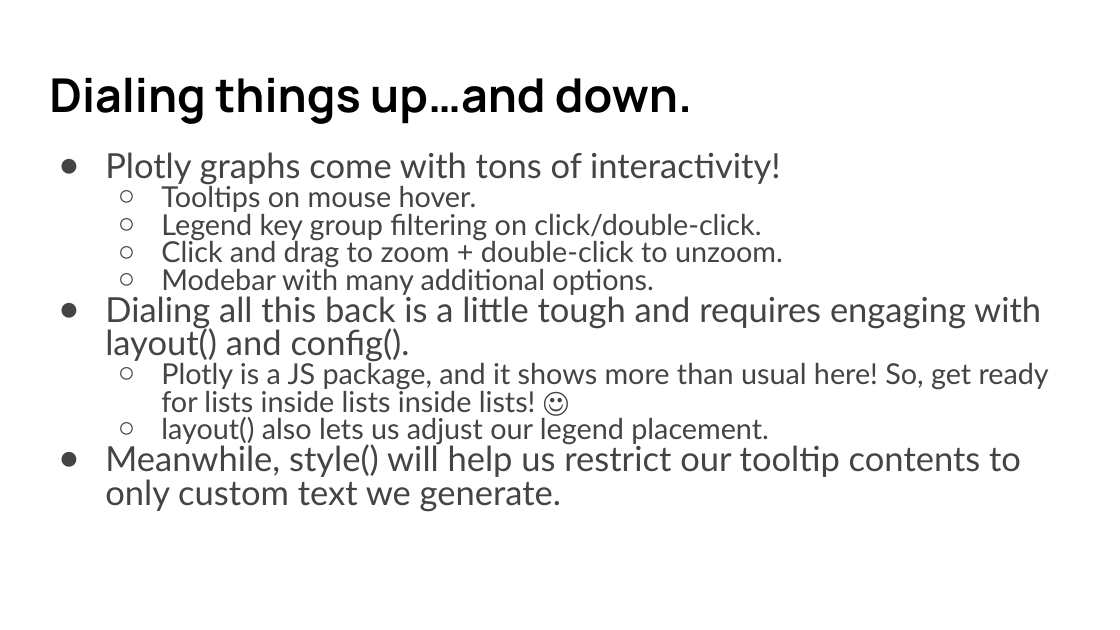
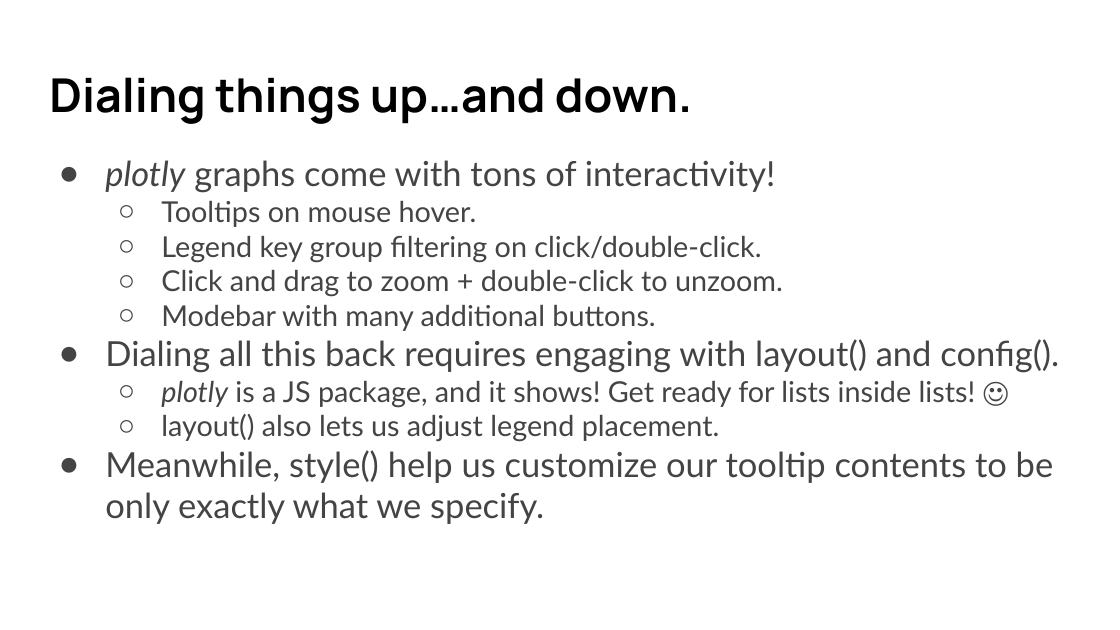
Before and after one commit to umn-dash/r-shiny, a slide deck: slide 59 of instructors/files/SWC slides R Shiny 2024 Fall.pptx. Drawn at 1120x630 pixels with LibreOffice and Linux fonts; fonts in the diff are those of the drawing. Boxes give left, top, right and bottom in pixels: in the first picture for what was removed or moved away, otherwise in the second. Text is boxed around its words. In the diff, an @@ line names an element or a change of style, - is before the commit and + after.

```diff
--- a/instructors/files/SWC slides R Shiny 2024 Fall.pptx
+++ b/instructors/files/SWC slides R Shiny 2024 Fall.pptx
@@ text at (105,160,775,193): text changed @@
-● Plotly graphs come with tons of interactivity!
+● plotly graphs come with tons of interactivity!
@@ text at (161,201,783,297): line spacing 0.8 to 1 @@
@@ text at (105,305,1059,524): text changed; size 18.5 to 22.2 pt @@
-  ○ Modebar with many additional options.
-● Dialing all this back is a little tough and requires engaging with layout() and config().
-  ○ Plotly is a JS package, and it shows more than usual here! So, get ready for lists inside lists inside lists! ☺
-  ○ layout() also lets us adjust our legend placement.
-● Meanwhile, style() will help us restrict our tooltip contents to only custom text we generate.
+  ○ Modebar with many additional buttons.
+● Dialing all this back requires engaging with layout() and config().
+  ○ plotly is a JS package, and it shows! Get ready for lists inside lists! ☺
+  ○ layout() also lets us adjust legend placement.
+● Meanwhile, style() help us customize our tooltip contents to be only exactly what we specify.
```
Also in this commit, not shown: 10 other slides changed, 2 other files.
